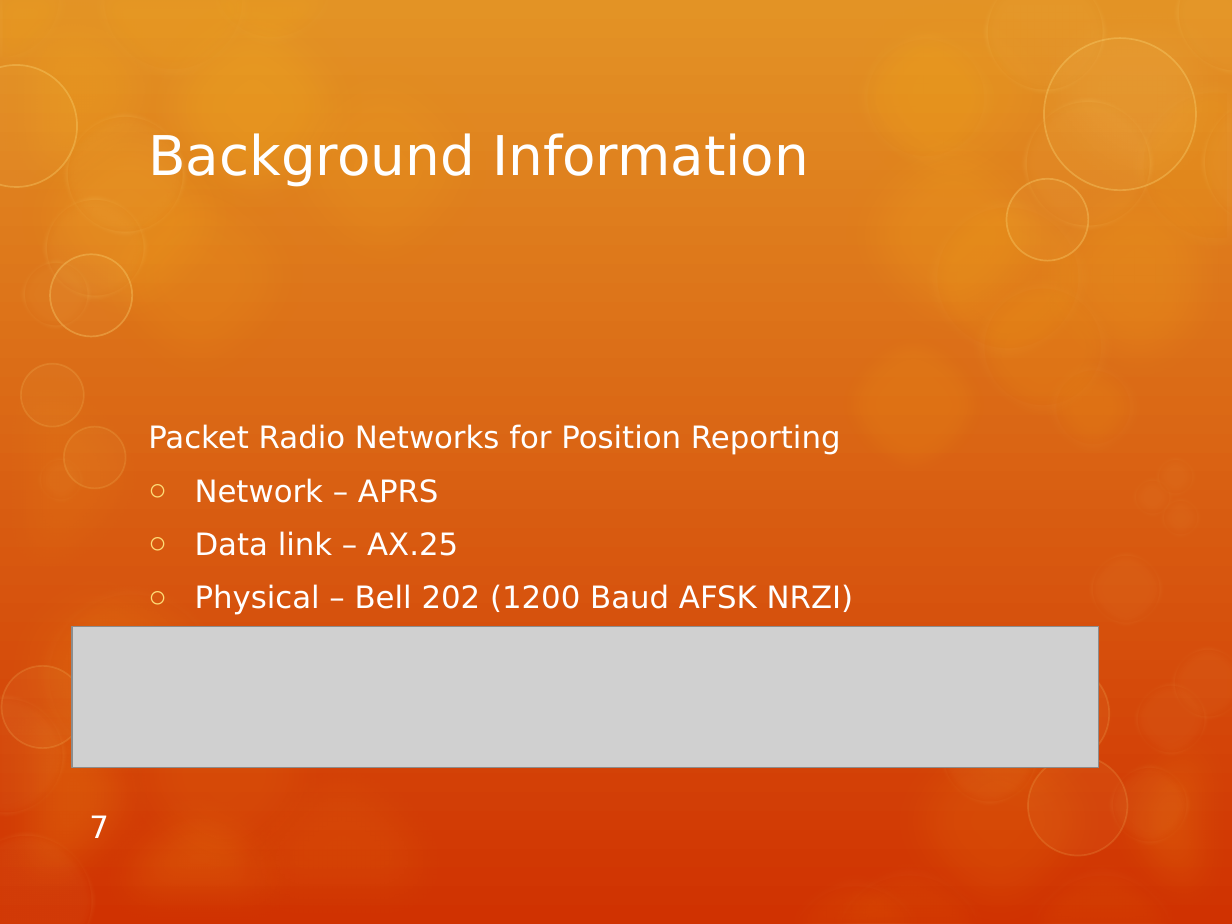
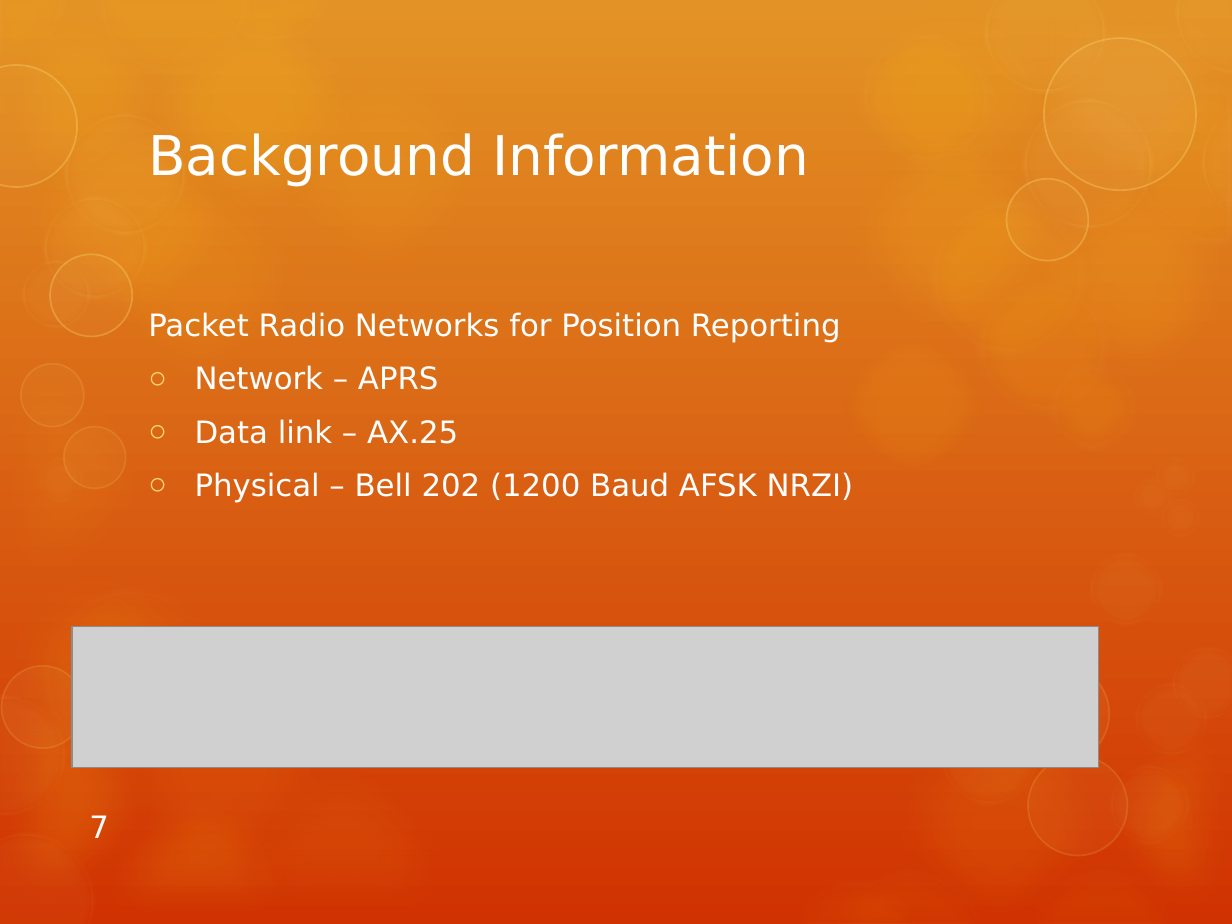
Before and after one commit to tcort/va2epr-tnc, a slide deck: slide 7 of documents/Project Proposal Presentation.pptx. Drawn at 1232x924 pixels with LibreOffice and Linux fonts; fonts in the diff are those of the drawing; grey boxes stand for pictures. Boxes give left, top, right and bottom in pixels: in the first picture for what was removed or moved away, otherwise in the second. Text is boxed around its words. In the diff, an @@ line names an element or a change of style, - is before the commit and + after.

```diff
--- a/documents/Project Proposal Presentation.pptx
+++ b/documents/Project Proposal Presentation.pptx
@@ text "Packet Radio Networks for Position ...": place and size @@
-text "Packet Radio Networks for Position ..." at (148, 424, 854, 615)
+text "Packet Radio Networks for Position ..." at (148, 312, 854, 503)
```
Also in this commit, not shown: 9 other slides changed, 1 slide removed, 1 other file.
